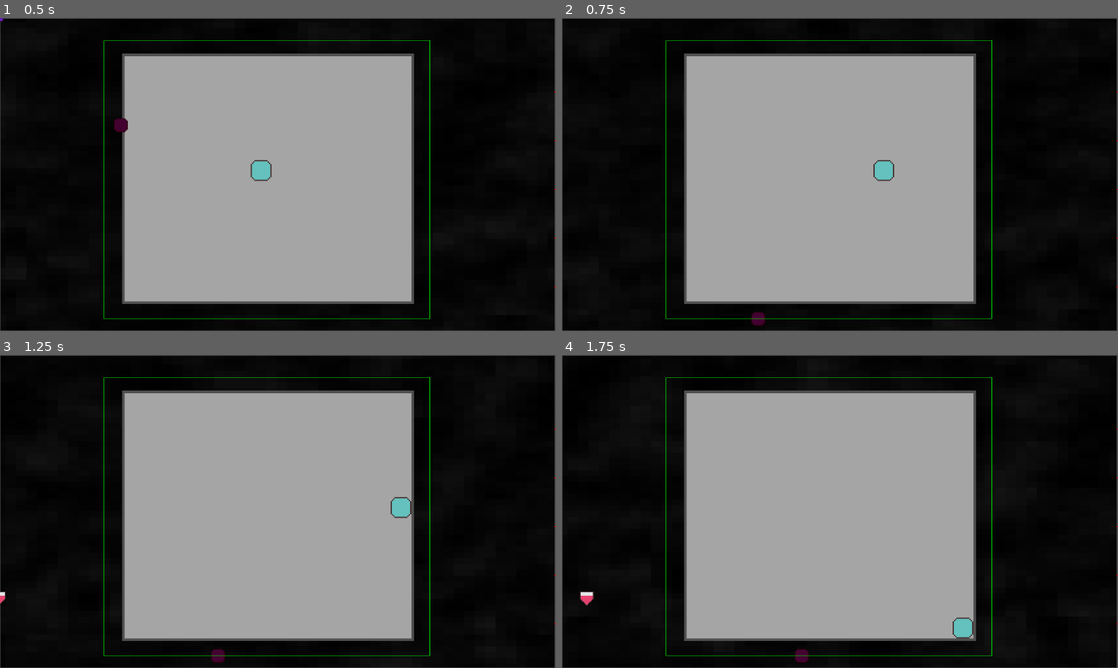
Above: before the commit, frames 1-4 (two rows, left to right).
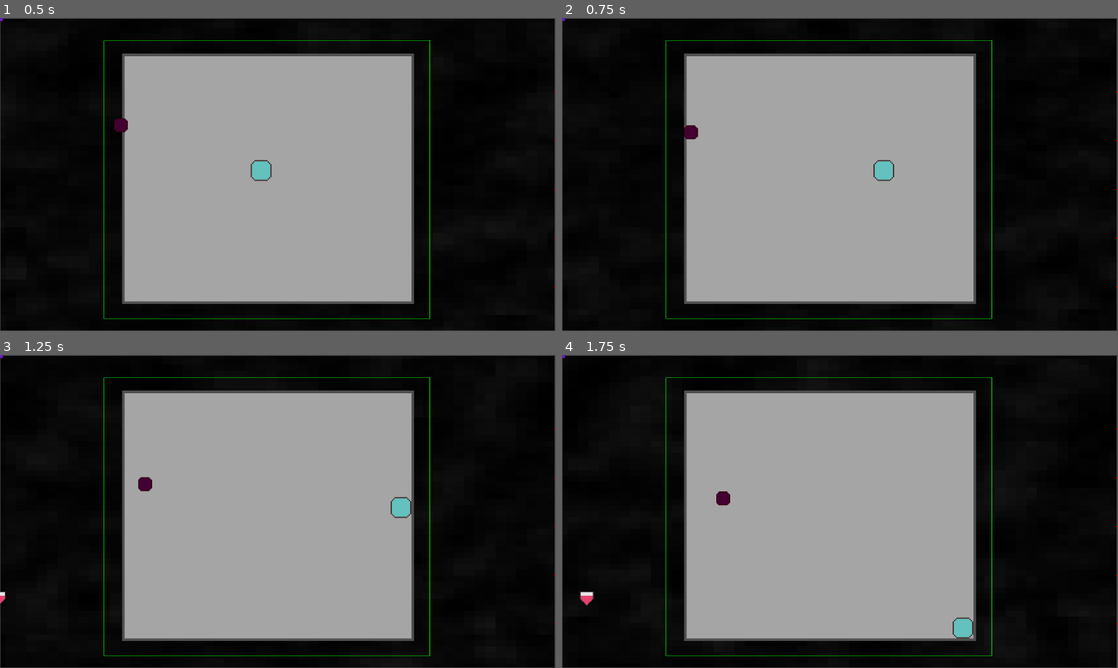
Above: after the commit, the same moments.

Repository: NathanPip/only-one
Game: Godot game, scene res://scenes/game.tscn
Same seed, same stepped clock (60 frames per second), same inputs: the game is played once before the commit and once after it. The engine's default icon, where the game draws it, is replaced by a stand-in: a white triangle on a blue panel in a dark square.
Inputs:
- Up to frame 1 (0.5 s): no input
- Up to frame 2 (0.75 s): hold D (move_right) from 0.53 s (still down); hold Space (action) from 0.53 s (still down)
- Up to frame 3 (1.25 s): keep holding D (move_right); keep holding Space (action)
- Up to frame 4 (1.75 s): release D (move_right) at 1.28 s; release Space (action) at 1.28 s; hold S (move_down) from 1.28 s (still down); tap Space (action) at 1.35 s

Frame 1 is identical in both runs. In frame 2, 0.2% of the frame differs, in the area x 0-37%, y 0-99%; in frame 3, 0.2%, in the area x 0-41%, y 0-99%; in frame 4, 0.2%.

Commit message:
fix bugs and optimize projectile processing

Diff:
--- a/resources/power_up_resource.gd
+++ b/resources/power_up_resource.gd
@@ -3,5 +3,6 @@
 
 @export var projectile: PackedScene
 @export var powerup: PackedScene
+@export var type: Globals.power_up_type
 @export var speed_range: Vector2 = Vector2(100, 200)
 var ready_projectiles: Array[PowerUpProjectile] = []
--- a/scripts/ex.gd
+++ b/scripts/ex.gd
@@ -6,6 +6,7 @@
 var attack_point: Vector2 = Vector2(0,0)
 var attacking: bool = false
 var traveling: bool = true
+var game_node: Game
 
 func pick_point() -> Vector2:
 	var side = randi_range(0,3)
@@ -40,6 +41,7 @@
 		print("no ex border assigned")
 		get_tree().quit()
 
+	game_node = get_tree().get_root().get_node("Node2D").get_node("Game")
 	attack_point = pick_point()
 	Globals.reset_game.connect(reset)
 	pass
--- a/scripts/game.gd
+++ b/scripts/game.gd
@@ -1,12 +1,16 @@
 class_name Game
 extends Node2D
+
+
+signal on_ready
 
 const projectile_scene = preload("res://scenes/projectile.tscn")
 const invulnerable_powerup_scene = preload("res://scenes/invulnerable_power_up.tscn")
 
 var spawner_groups: Array[SpawnerGroup] = []
 var ready_projectiles: Array[Projectile] = []
-var ready_powerup_projectiles_map: Dictionary = {}
+var fired_projectiles: Array[Projectile] = []
+var powerups_map: Dictionary = {}
 
 var projectiles: Array[Projectile] = []
 var player: Player
@@ -27,16 +31,18 @@
 		return true
 	return false
 
-func kill_projectile(proj: Projectile):
+func kill_projectile(proj: Projectile, index: int):
 	if proj is PowerUpProjectile:
-		ready_powerup_projectiles_map[proj.power_up.power_up_type].ready_projectiles.append(proj)
+		powerups_map[proj.power_up.type].ready_projectiles.append(proj)
 	else:
 		ready_projectiles.append(proj)
+	fired_projectiles.remove_at(index)
 	proj.fired = false
 	proj.visible = false
 	pass
 
 func spawn_projectile(proj: Projectile):
+	fired_projectiles.append(proj)
 	proj.fired = true
 	proj.visible = true
 
@@ -56,9 +62,9 @@
 
 func _on_powerup_timeout():
 	var spawner = choose_spawner()
-	var keys = ready_powerup_projectiles_map.keys()
+	var keys = powerups_map.keys()
 	var rand_power_up = randi_range(0, keys.size()-1)
-	var ready_powerups = ready_powerup_projectiles_map[keys[rand_power_up]]
+	var ready_powerups = powerups_map[keys[rand_power_up]]
 	var speed_range = ready_powerups.speed_range
 	var pup = ready_powerups.ready_projectiles.pop_front()
 	if pup != null:
@@ -78,7 +84,8 @@
 func setup_powerups(powerups: Array[PowerUpRes]):
 	for p in powerups:
 		var inst = p.powerup.instantiate()
-		if ready_powerup_projectiles_map.has(inst.power_up_type):
+		inst.type = p.type
+		if powerups_map.has(p.type):
 			print("double powerups exists")
 			get_tree().quit()
 			return
@@ -89,7 +96,7 @@
 			self.add_child(p_inst)
 			p.ready_projectiles.append(p_inst)
 			projectiles.append(p_inst)
-		ready_powerup_projectiles_map[inst.power_up_type] = p
+		powerups_map[p.type] = p
 
 func reset():
 	for proj in projectiles:
@@ -97,6 +104,7 @@
 		proj.fired = false
 	proj_timer.wait_time = 1
 	powerup_timer.wait_time = randf_range(powerup_wait_range.x, powerup_wait_range.y)
+	on_ready.emit()
 	pass
 
 # Called when the node enters the scene tree for the first time.
@@ -121,13 +129,17 @@
 
 # Called every frame. 'delta' is the elapsed time since the previous frame.
 func _process(delta: float) -> void:
-	for i in range(projectiles.size()):
-		var proj = projectiles[i]
+	var size = fired_projectiles.size()
+	for i in range(size-1, -1, -1):
+		var proj = fired_projectiles[i]
 		if proj == null || !proj.fired:
+			fired_projectiles.remove_at(i)
 			continue
 		proj._move(delta)
 		if collision_check(proj) && !player.invulnerable:
 			proj._on_impact(player)
-			kill_projectile(proj)
+			kill_projectile(proj, i)
+			continue
 		if proj.position.x > 2000 || proj.position.x < -300 || proj.position.y > 2000 || proj.position.y < -300:
-			kill_projectile(proj)
+			kill_projectile(proj, i)
+			continue
--- a/scripts/game_over_scene.gd
+++ b/scripts/game_over_scene.gd
@@ -1,5 +1,10 @@
 extends Control
+
+signal on_ready
 
 func _input(event: InputEvent) -> void:
 	if event.is_action_pressed("action"):
 		Globals.reset_game.emit()
+
+func _ready() -> void:
+	on_ready.emit()
--- a/scripts/globals.gd
+++ b/scripts/globals.gd
@@ -2,6 +2,7 @@
 
 signal reset_game
 
+enum power_up_type {INVULNERABLE}
 enum GameStateEnum {GAMEOVER, MENU, PAUSE, PLAYING}
 
 @export var starting_game_state: GameStateEnum = GameStateEnum.PLAYING
@@ -45,7 +46,8 @@
 func _ready() -> void:
 	game_node = get_tree().get_root().get_node("Node2D").get_node("Game")
 	game_over_node = get_tree().get_root().get_node("Node2D").get_node("GameOver")
-	set_node_states()
+	game_node.on_ready.connect(set_node_states)
+	game_over_node.on_ready.connect(set_node_states)
 	health = starting_health
 	game_state = starting_game_state
 	reset_game.connect(restart)
--- a/scripts/invulnerable_power_up.gd
+++ b/scripts/invulnerable_power_up.gd
@@ -1,11 +1,13 @@
 extends PowerUp
 
-
-
 func _activate(player: Player):
-    player.invulnerable = true
-    pass
+	player.invulnerable = true
+	var color = player.modulate
+	player.modulate = Color(color.a, color.g, color.b, .5)
+	pass
 
 func _deactivate(player: Player):
-    player.invulnerable = false
-    pass
+	player.invulnerable = false
+	var color = player.modulate
+	player.modulate = Color(color.a, color.g, color.b, 1)
+	pass
--- a/scripts/player.gd
+++ b/scripts/player.gd
@@ -18,16 +18,7 @@
 		return power_up_timer
 var power_up_active: bool = false
 
-@export var invulnerable: bool:
-	set(value):
-		invulnerable = value
-		var color = self.modulate
-		if value:
-			self.modulate = Color(color.a, color.g, color.b, .5)
-		else:
-			self.modulate = Color(color.a, color.g, color.b, 1)
-	get:
-		return invulnerable
+@export var invulnerable = false
 
 func set_power_up(power_up: PowerUp):
 	current_power_up = power_up
--- a/scripts/power_up.gd
+++ b/scripts/power_up.gd
@@ -1,9 +1,7 @@
 class_name PowerUp
 extends Node
 
-enum power_up_type {INVULNERABLE}
-
-@export var type: power_up_type = power_up_type.INVULNERABLE
+var type: Globals.power_up_type = Globals.power_up_type.INVULNERABLE
 @export var duration: float = 1
 
 func _activate(player: Player):
